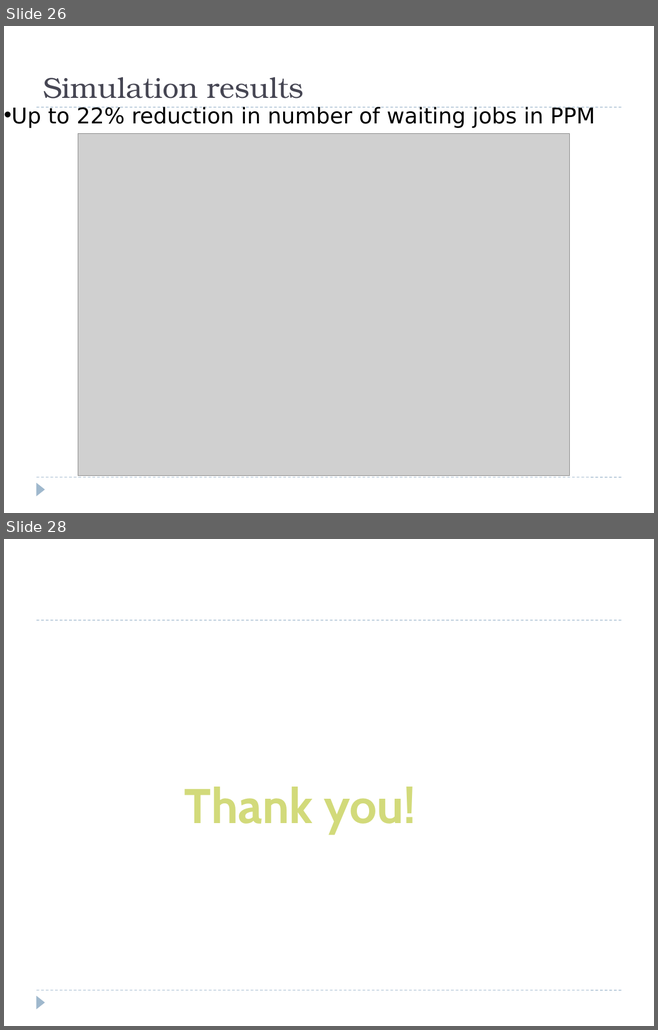
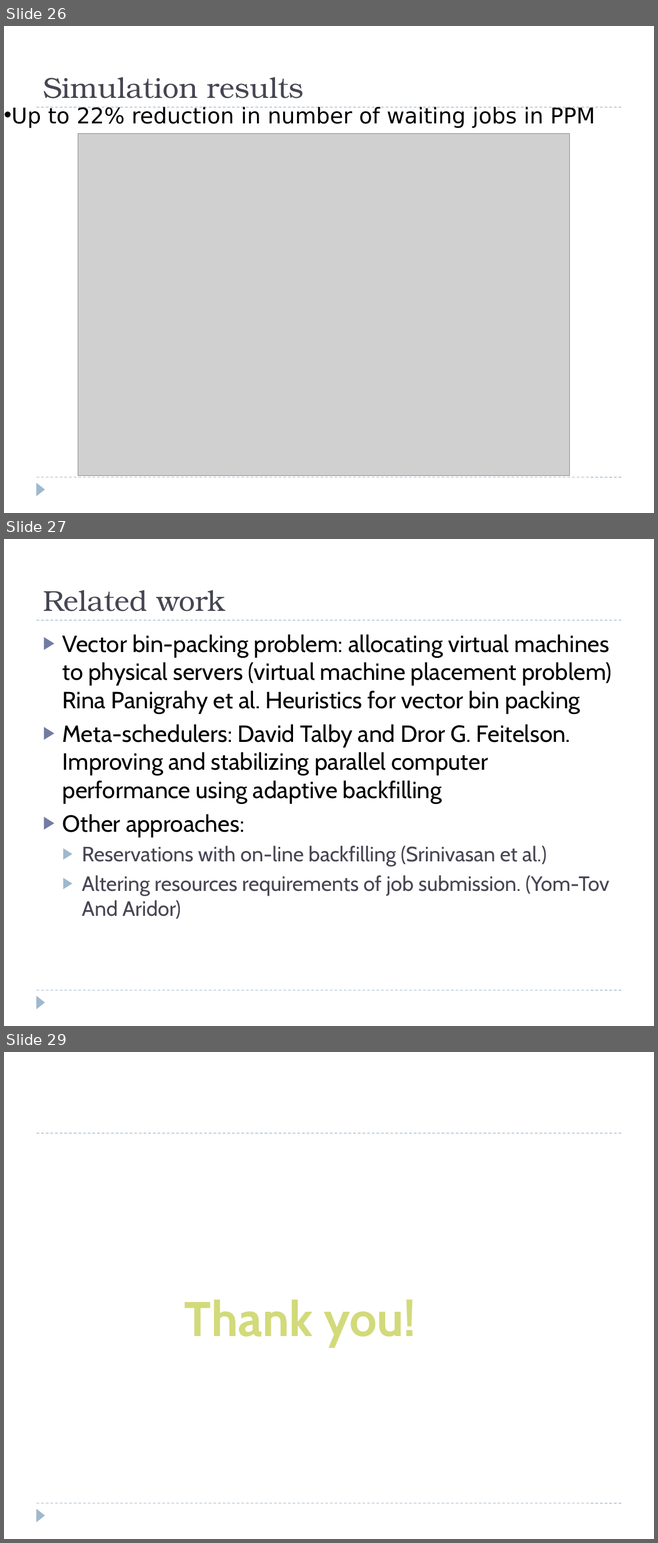
Before and after one commit to oshai/tau_thesis_lyx_template, a slide deck: Presentation.pptx. Shown one above the other, each under a label of ours: slides 26 and 28 before the commit, slides 26, 27 and 29 after it; the slides between them are not shown. The pictures are 658x1030 and 658x1543 pixels, drawn with LibreOffice and Linux fonts; fonts in the diff are those of the drawing; grey boxes stand for pictures. Boxes give left, top, right and bottom in pixels: in the first picture for what was removed or moved away, otherwise in the second. Text is boxed around its words. In the diff, an @@ line names an element or a change of style, - is before the commit and + after.

Commit message:
added related work and misc

```diff
--- a/Presentation.pptx
+++ b/Presentation.pptx
@@ slide 27 added at [4,539,654,1026], background #FFFFFF; not listed: 3 template elements that a slide beside it also shows @@
@@ title added at [43,590,225,611], 32 pt, text #464653 @@
+Related work
@@ text added at [63,634,611,919], 26 pt, text #000000 @@
+▶ Vector bin-packing problem: allocating virtual machines to physical servers (virtual machine placement problem) Rina Panigrahy et al. Heuristics for vector bin packing
+▶ Meta-schedulers: David Talby and Dror G. Feitelson. Improving and stabilizing parallel computer performance using adaptive backfilling
+▶ Other approaches:
+  ▶ Reservations with on-line backfilling (Srinivasan et al.)
+  ▶ Altering resources requirements of job submission. (Yom-Tov And Aridor)
@@ what was slide 28 is now slide 29 @@
```
Also in this commit, not shown: 4 slides changed.
